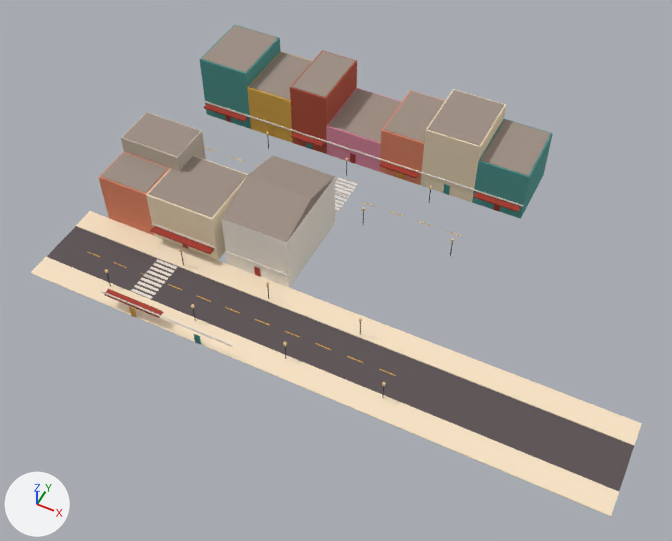
What one commit did to the glTF model newcity/chunk_1_-1.glb.
One viewpoint serves both versions: a camera (50 mm lens) standing at (157.6, -75.4, 127.5) and looking at (107.2, 25.5, 1.3). The lights are fixed; the arrows at lower left show +X, +Y and +Z. The older version comes first. Vertices at exactly the same position are counted once.

In view in the first picture: 'chunk_1_-1__building', 'chunk_1_-1__ground' and 1 more.
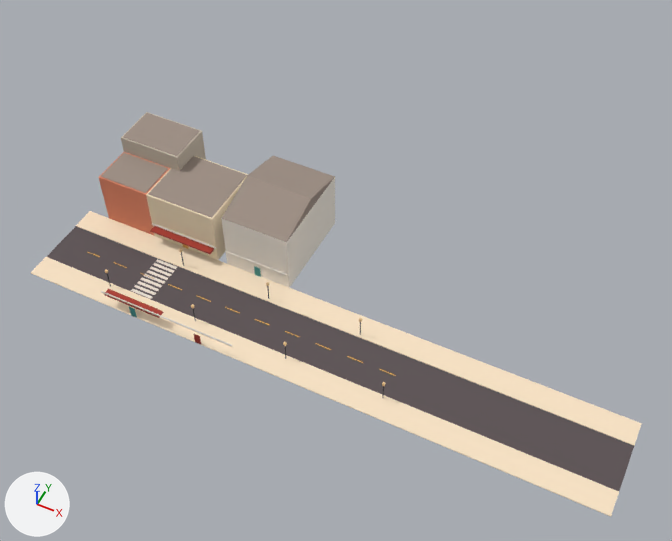
Changed parts and their boxes [x1, y1, x2, y2] in the pictures (672 x 541 px):
'chunk_1_-1__building', reshaped (48% narrower, 27% shorter): before [99, 24, 553, 346]; after [99, 112, 335, 346]
part 1 of me_bld_boylston_s14, deleted: before [200, 24, 553, 219]
part 2 of me_bld_boylston_s14, recoloured: [254, 266, 261, 277] in both
part 3 of me_bld_boylston_s14, recoloured: [129, 307, 137, 318] in both
part 4 of me_bld_boylston_s14, recoloured: [194, 334, 201, 345] in both

The change, as a list of edits to the scene's bpy script:
```text
Change me_bld_boylston_s14:
    used by ob_chunk_1__1__building; location = (0.0, 0.0, 0.0)
    remove me_bld_boylston_s14.from_pydata(...)  # 351 vertices, 580 faces; spans x 61.5..132.5, y 1.0..68.5, z 0.0..14.4
    remove me_bld_boylston_s14.materials.append(mat_nc_teal)  # cyan #4f9a94
    add me_bld_boylston_s14.from_pydata(...)  # 131 vertices, 208 faces; spans x 61.5..101.0, y 1.0..37.5, z 0.0..14.4
    me_bld_boylston_s14 part 1: 20 loose pieces with 220 vertices, spanning x 61.5..132.5, y 53.1..68.5, z 0.0..14.3, are deleted
    me_bld_boylston_s14 part 2: 12 faces spanning x 93.9..95.1, y 18.9..19.0, z 0.0..2.4 switch from mat_nc_door_red (red #a83a2c) to mat_nc_door_teal (cyan #3f8f8a)
    me_bld_boylston_s14 part 3: 12 faces spanning x 79.2..80.3, y 1.0..1.1, z 0.0..2.4 switch from mat_nc_door_mustard (orange #d9a33a) to mat_nc_door_teal (cyan #3f8f8a)
    me_bld_boylston_s14 part 4: 12 faces spanning x 92.4..93.6, y 1.0..1.1, z 0.0..2.4 switch from mat_nc_door_teal (cyan #3f8f8a) to mat_nc_door_red (red #a83a2c)
    remove me_bld_boylston_s14.materials.append(mat_nc_mustard)  # orange #e0b04a
    remove me_bld_boylston_s14.materials.append(mat_nc_brick)  # red #b5523b
    remove me_bld_boylston_s14.materials.append(mat_nc_pink)  # pink #e58fa8
```
